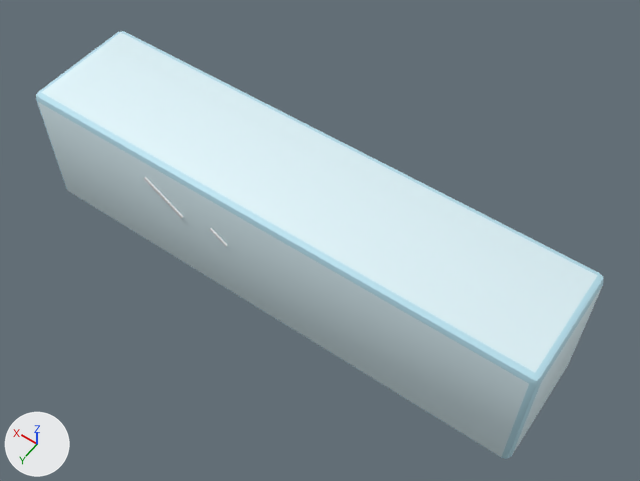
An edit to the FBX model Assets/CPW/Resources/Models/Props/RectangleLargeIce.fbx, drawn before and after from the same camera.
The view is the same before and after, from a camera (50 mm lens) standing at (-5.78, 7.43, 11.66) and looking at (-0.44, -0.04, -0.09). The axes (+X, +Y, +Z) are drawn at lower left. The lights are the same throughout. The older version comes first. Where no turn or scale is listed for an object, it has been applied to the vertices.

Script lines for the objects in view, before the commit:
```python
me_rectanglelargeice = bpy.data.meshes.new('RectangleLargeIce')
me_rectanglelargeice.from_pydata(...)  # 72 vertices, 132 faces; spans x -4.8..4.8, y -1.1..1.12, z -1.28..1.28
# faces by material slot: [12, 96, 24]
me_rectanglelargeice.materials.append(mat_ice)  # pale blue #e0f6fb
me_rectanglelargeice.materials.append(mat_ice_dark)  # cyan #b9e3f1
me_rectanglelargeice.materials.append(mat_white)  # white #fbfbfd
ob_rectanglelargeice = bpy.data.objects.new('RectangleLargeIce', me_rectanglelargeice)
ob_rectanglelargeice.location = (0.0, 0.0, 0.0)
```
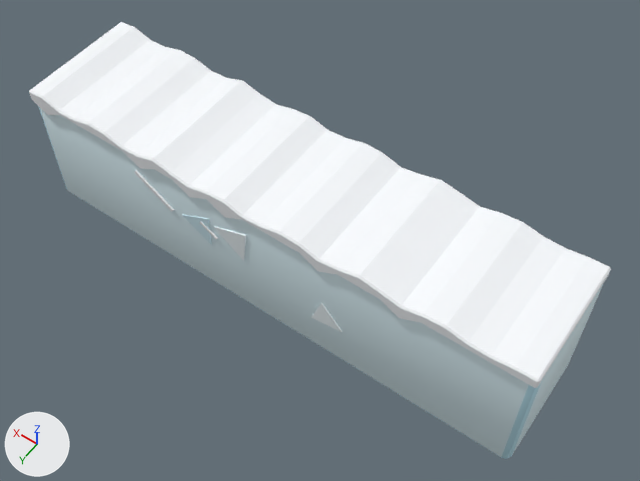
Pixel boxes [x1, y1, x2, y2] of what changed, in the pictures (640 x 481 px):
'RectangleLargeIce', reshaped
    before: [36, 31, 604, 459]
    after: [29, 22, 611, 459]
part 1 of me_rectanglelargeice, rebuilt
    before: [144, 177, 183, 218]
    after: [134, 170, 174, 212]
part 2 of me_rectanglelargeice, added
    after: [29, 22, 611, 388]
part 3 of me_rectanglelargeice, built on
    before: [209, 228, 227, 247]
    after: [182, 214, 342, 332]

Diff of the bpy script that builds the scene:
```diff
--- a/Assets/CPW/Resources/Models/Props/RectangleLargeIce.fbx.py
+++ b/Assets/CPW/Resources/Models/Props/RectangleLargeIce.fbx.py
@@ mat_ice_light @@
+mat_ice_light = principled_material('ice_light')
+mat_ice_light.base_color = (0.886, 0.965, 0.992)  # white #f2fbfe
+mat_ice_light.roughness = 0.55
@@ mat_ice_mid @@
+mat_ice_mid = principled_material('ice_mid')
+mat_ice_mid.base_color = (0.651, 0.863, 0.941)  # pale blue #d3eff8
+mat_ice_mid.roughness = 0.55
@@ mat_snow @@
+mat_snow = principled_material('snow')
+mat_snow.base_color = (0.949, 0.973, 1.0)  # white #f9fcff
+mat_snow.roughness = 0.55
@@ me_rectanglelargeice @@
 # used by ob_rectanglelargeice; location = (0.0, 0.0, 0.0)
-me_rectanglelargeice.from_pydata(...)  # 72 vertices, 132 faces; spans x -4.8..4.8, y -1.1..1.12, z -1.28..1.28
+me_rectanglelargeice.from_pydata(...)  # 336 vertices, 644 faces; spans x -4.8..4.8, y -1.14..1.14, z -1.28..1.45
+# me_rectanglelargeice part 1: the loose piece of 8 vertices spanning x 1.53..2.31, y 1.09..1.12, z 0.23..0.79 is rebuilt with 8 vertices and now spans x 1.72..2.5, y 1.1..1.13, z 0.28..0.84
+# me_rectanglelargeice part 2: a new loose piece of 246 vertices spanning x -4.8..4.8, y -1.14..1.14, z 0.99..1.45, in mat_snow (white #f9fcff)
+# me_rectanglelargeice part 3
+# 6 vertices are removed from x 0.6..0.94, y 1.09..1.12, z 0.18..0.43
+# 12 faces are deleted
+# 2 vertices move from x 0.62..0.94, y 1.09..1.12, z 0.18..0.39 to x 0.84..0.96, y 1.1..1.12, z -0.03..0.53
+# 24 vertices are added at x -1.69..1.54, y 1.1..1.13, z -0.41..0.8
+# 16 new faces join them, mat_ice_light (white #f2fbfe)
+# 8 new faces join them, mat_ice_mid (pale blue #d3eff8)
+# 12 new faces join them, mat_white (white #fbfbfd)
 me_rectanglelargeice.materials.append(mat_ice)
@@ me_rectanglelargeice @@
 me_rectanglelargeice.materials.append(mat_white)
+me_rectanglelargeice.materials.append(mat_ice_light)  # white #f2fbfe
+me_rectanglelargeice.materials.append(mat_ice_mid)  # pale blue #d3eff8
+me_rectanglelargeice.materials.append(mat_snow)  # white #f9fcff
```
